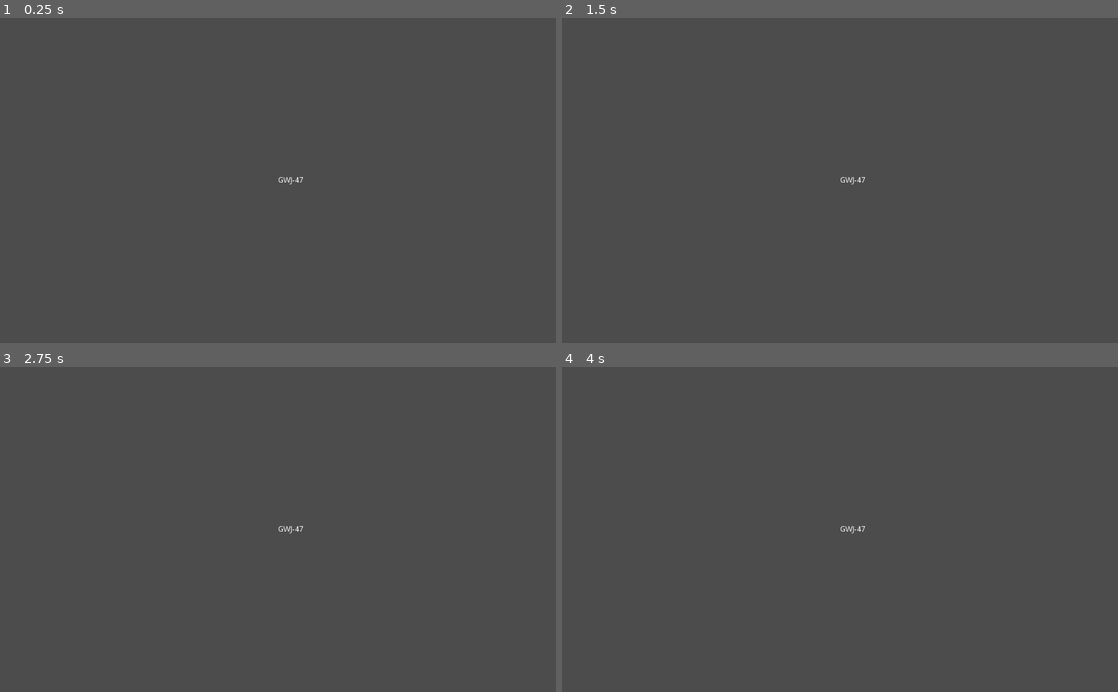
Above: before the commit, frames 1-4 (two rows, left to right).
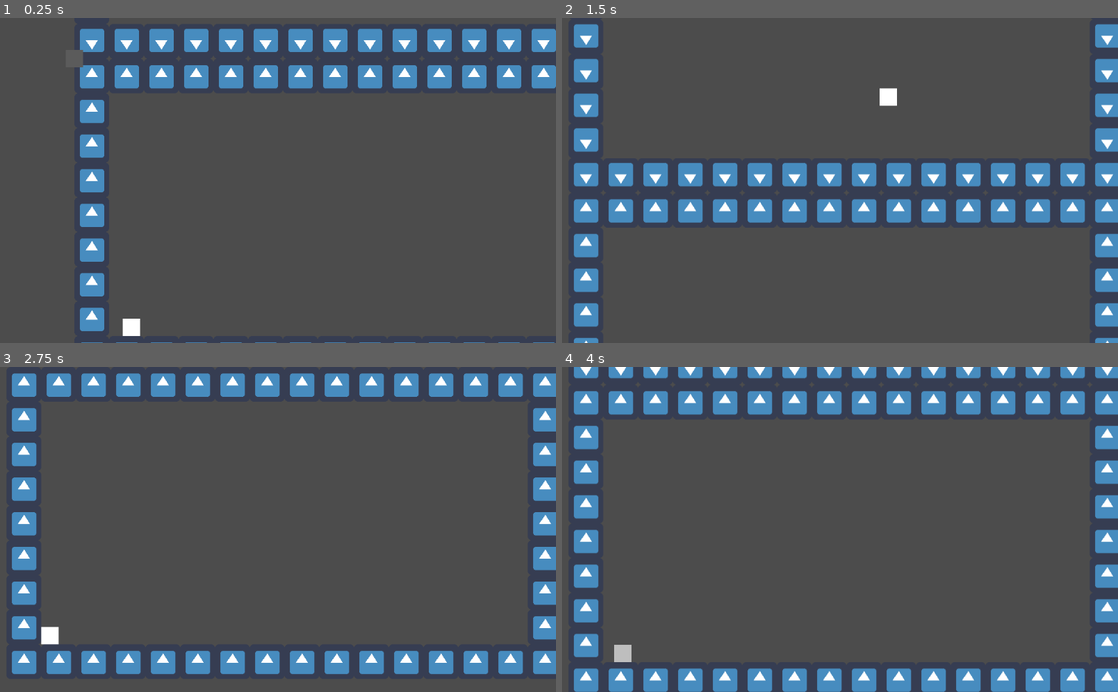
Above: after the commit, the same moments.

Repository: dardanbujupaj/gwj-47
Game: Godot game, scene res://Test.tscn
Two runs of this game, one before a commit and one after it. Both use one fixed random seed, a clock stepped at 60 frames per second and the inputs below. The engine's default icon, where the game draws it, is replaced by a stand-in: a white triangle on a blue panel in a dark square.
Inputs:
- Up to frame 1 (0.25 s): no input
- Up to frame 2 (1.5 s): hold Right (right, bound only after the commit) from 0.53 s (still down); tap M (manifest, bound only after the commit) at 0.6 s; tap Up (up, bound only after the commit) at 0.77, 1.07 s; tap Tab (switch, bound only after the commit) at 0.8, 1.35 s
- Up to frame 3 (2.75 s): tap Up (up, bound only after the commit) at 1.52, 1.55, 1.82 s; release Right (right, bound only after the commit) at 2.03 s; hold Left (left, bound only after the commit) from 2.03 s (still down); hold Up (up, bound only after the commit) from 2.03 s (still down); tap M (manifest, bound only after the commit) at 2.3 s
- Up to frame 4 (4 s): tap Enter at 2.75 s; release Left (left, bound only after the commit) at 2.78 s; release Up (up, bound only after the commit) at 2.78 s; hold Right (right, bound only after the commit) from 2.78 s (still down); tap M (manifest, bound only after the commit) at 2.85 s; tap Up (up, bound only after the commit) at 3.02, 3.32 s; tap Tab (switch, bound only after the commit) at 3.05, 3.6 s; hold Up (up, bound only after the commit) from 3.53 s (still down)

The runs differ from the first frame. In frame 1, 11% of the frame differs, in the area x 14-100%, y 3-100%; in frame 2, 15%; in frame 3, 15%; in frame 4, 18%, in the area x 2-100%, y 0-100%.

Commit message:
feat: add test level and character

Diff:
--- /dev/null
+++ b/Character.gd
@@ -0,0 +1,91 @@
+extends KinematicBody2D
+
+
+const ACCELERATION = 2400
+const DECCELERATION = 4800
+
+const MAX_SPEED = 1000
+
+const JUMP_STRENGTH = 700
+
+const JUMP_GRAVITY = 1500
+const RAISE_GRAVITY = 3000
+const FALL_GRAVITY = 4500
+
+
+var start_position: Vector2
+
+var velocity: Vector2
+
+
+var active: bool = false
+
+#onready var animation_tree := $AnimationTree
+#onready var state_machine := $AnimationTree["parameters/playback"] as AnimationNodeStateMachinePlayback
+
+#onready var hit_area = $HitArea
+
+
+# Called when the node enters the scene tree for the first time.
+func _ready() -> void:
+	start_position = position
+
+
+# Called every frame. 'delta' is the elapsed time since the previous frame.
+func _physics_process(delta: float) -> void:
+
+	if not active:
+		return
+
+	if can_jump():
+		if Input.is_action_just_pressed("up"):
+			velocity.y -= JUMP_STRENGTH
+
+	if velocity.y < 0:
+		if Input.is_action_pressed("up"):
+			velocity.y += JUMP_GRAVITY * delta
+		else:
+			velocity.y += RAISE_GRAVITY * delta
+	else:
+		velocity.y += FALL_GRAVITY * delta
+
+
+	var horizontal_input := Input.get_action_strength("right") - Input.get_action_strength("left")
+
+
+	if abs(horizontal_input) > 0:
+		# $Sprites.scale.x = horizontal_input
+
+		if abs(velocity.x) != abs(horizontal_input):
+			velocity.x += horizontal_input * delta * DECCELERATION
+		velocity.x += horizontal_input * delta * ACCELERATION
+	else:
+		var decceleration = sign(velocity.x) * delta * DECCELERATION
+		if abs(velocity.x) < abs(decceleration):
+			velocity.x = 0
+		else:
+			velocity.x -= decceleration
+
+
+	velocity.x = clamp(velocity.x, -MAX_SPEED, MAX_SPEED)
+
+	#if abs(velocity.x) > 1 and $SoundTimer.is_stopped():
+	#	$SoundTimer.start()
+	#elif abs(velocity.x) <= 1 and not $SoundTimer.is_stopped():
+	#	$SoundTimer.stop()
+
+
+	velocity = move_and_slide(velocity, Vector2.UP)
+
+	#animation_tree["parameters/conditions/moving"] = abs(horizontal_input) != 0.0
+	#animation_tree["parameters/conditions/not_moving"] = abs(horizontal_input) == 0.0
+
+
+func can_jump():
+	return is_on_floor()
+
+
+func _on_SoundTimer_timeout() -> void:
+	$SoundTimer.wait_time = rand_range(0.1, 0.2)
+	$AudioStreamPlayer2D.pitch_scale = 1.0 + rand_range(-0.2, 0.2)
+	$AudioStreamPlayer2D.play()
--- /dev/null
+++ b/Character.tscn
@@ -0,0 +1,18 @@
+[gd_scene load_steps=3 format=2]
+
+[ext_resource path="res://Character.gd" type="Script" id=1]
+
+[sub_resource type="RectangleShape2D" id=3]
+extents = Vector2( 16, 16 )
+
+[node name="Character" type="KinematicBody2D"]
+position = Vector2( 100, 106 )
+scale = Vector2( 1, -1 )
+script = ExtResource( 1 )
+
+[node name="Polygon2D" type="Polygon2D" parent="."]
+position = Vector2( -16, -16 )
+polygon = PoolVector2Array( 0, 0, 32, 0, 32, 32, 0, 32 )
+
+[node name="CollisionShape2D" type="CollisionShape2D" parent="."]
+shape = SubResource( 3 )
--- /dev/null
+++ b/Manifestation.tscn
@@ -0,0 +1,15 @@
+[gd_scene load_steps=2 format=2]
+
+[sub_resource type="RectangleShape2D" id=3]
+extents = Vector2( 16, 16 )
+
+[node name="Manifestation" type="StaticBody2D"]
+scale = Vector2( 1, -1 )
+
+[node name="Polygon2D" type="Polygon2D" parent="."]
+position = Vector2( -16, -16 )
+color = Color( 0.356863, 0.356863, 0.356863, 1 )
+polygon = PoolVector2Array( 0, 0, 32, 0, 32, 32, 0, 32 )
+
+[node name="CollisionShape2D" type="CollisionShape2D" parent="."]
+shape = SubResource( 3 )
--- /dev/null
+++ b/Test.gd
@@ -0,0 +1,53 @@
+extends Node2D
+
+
+onready var upper_world = $UpperWorld
+onready var lower_world = $LowerWorld
+
+
+onready var tween = $Tween
+
+onready var manifestation = $Manifestation
+
+var manifested_character = null
+
+var down = false
+
+
+func _ready() -> void:
+	switch_world()
+
+
+func _unhandled_input(event):
+	if event.is_action("switch") and event.is_pressed():
+		switch_world()
+	if event.is_action("manifest") and event.is_pressed():
+		var current_character = $LowerWorld/Character if down else $UpperWorld/Character
+		if manifested_character == null or manifested_character == current_character:
+			if current_character.active:
+				current_character.active = false
+				manifested_character = current_character
+				manifestation.global_position = current_character.global_position * Vector2(1, -1)
+				manifested_character.modulate = Color.gray
+			else:
+				manifested_character.modulate = Color.white
+				current_character.active = true
+				manifested_character = null
+				manifestation.global_position = Vector2.LEFT * 10000
+
+
+func switch_world() -> void:
+	tween.stop_all()
+
+	down = !down
+
+	if $LowerWorld/Character != manifested_character:
+		$LowerWorld/Character.active = down
+	if $UpperWorld/Character != manifested_character:
+		$UpperWorld/Character.active = !down
+
+
+	var camera_pos = Vector2(500, 300) if down else Vector2(500, -300)
+	tween.interpolate_property($Camera2D, "position", $Camera2D.position, camera_pos, 0.5, Tween.TRANS_QUAD, Tween.EASE_OUT)
+
+	tween.start()
--- a/Test.tscn
+++ b/Test.tscn
@@ -1,12 +1,58 @@
-[gd_scene format=2]
+[gd_scene load_steps=7 format=2]
 
-[node name="Test" type="Label"]
-anchor_left = 0.5
-anchor_top = 0.5
-anchor_right = 0.5
-anchor_bottom = 0.5
-margin_top = -7.0
-margin_bottom = 7.0
-text = "GWJ-47"
-align = 1
-valign = 1
+[ext_resource path="res://icon.png" type="Texture" id=1]
+[ext_resource path="res://Character.tscn" type="PackedScene" id=2]
+[ext_resource path="res://Test.gd" type="Script" id=3]
+[ext_resource path="res://Manifestation.tscn" type="PackedScene" id=4]
+
+[sub_resource type="ConvexPolygonShape2D" id=2]
+points = PoolVector2Array( 0, 0, 64, 0, 64, 64, 0, 64 )
+
+[sub_resource type="TileSet" id=1]
+0/name = "icon.png 0"
+0/texture = ExtResource( 1 )
+0/tex_offset = Vector2( 0, 0 )
+0/modulate = Color( 1, 1, 1, 1 )
+0/region = Rect2( 0, 0, 64, 64 )
+0/tile_mode = 0
+0/occluder_offset = Vector2( 0, 0 )
+0/navigation_offset = Vector2( 0, 0 )
+0/shape_offset = Vector2( 0, 0 )
+0/shape_transform = Transform2D( 1, 0, 0, 1, 0, 0 )
+0/shape = SubResource( 2 )
+0/shape_one_way = false
+0/shape_one_way_margin = 1.0
+0/shapes = [ {
+"autotile_coord": Vector2( 0, 0 ),
+"one_way": false,
+"one_way_margin": 1.0,
+"shape": SubResource( 2 ),
+"shape_transform": Transform2D( 1, 0, 0, 1, 0, 0 )
+} ]
+0/z_index = 0
+
+[node name="Test" type="Node2D"]
+script = ExtResource( 3 )
+
+[node name="UpperWorld" type="TileMap" parent="."]
+scale = Vector2( 1, -1 )
+tile_set = SubResource( 1 )
+format = 1
+tile_data = PoolIntArray( 0, 0, 0, 1, 0, 0, 2, 0, 0, 3, 0, 0, 4, 0, 0, 5, 0, 0, 6, 0, 0, 7, 0, 0, 8, 0, 0, 9, 0, 0, 10, 0, 0, 11, 0, 0, 12, 0, 0, 13, 0, 0, 14, 0, 0, 15, 0, 0, 65536, 0, 0, 65551, 0, 0, 131072, 0, 0, 131087, 0, 0, 196608, 0, 0, 196623, 0, 0, 262144, 0, 0, 262159, 0, 0, 327680, 0, 0, 327695, 0, 0, 393216, 0, 0, 393231, 0, 0, 458752, 0, 0, 458767, 0, 0, 524288, 0, 0, 524289, 0, 0, 524290, 0, 0, 524291, 0, 0, 524292, 0, 0, 524293, 0, 0, 524294, 0, 0, 524295, 0, 0, 524296, 0, 0, 524297, 0, 0, 524298, 0, 0, 524299, 0, 0, 524300, 0, 0, 524301, 0, 0, 524302, 0, 0, 524303, 0, 0 )
+
+[node name="Character" parent="UpperWorld" instance=ExtResource( 2 )]
+
+[node name="LowerWorld" type="TileMap" parent="."]
+tile_set = SubResource( 1 )
+format = 1
+tile_data = PoolIntArray( 0, 0, 0, 1, 0, 0, 2, 0, 0, 3, 0, 0, 4, 0, 0, 5, 0, 0, 6, 0, 0, 7, 0, 0, 8, 0, 0, 9, 0, 0, 10, 0, 0, 11, 0, 0, 12, 0, 0, 13, 0, 0, 14, 0, 0, 15, 0, 0, 65536, 0, 0, 65551, 0, 0, 131072, 0, 0, 131087, 0, 0, 196608, 0, 0, 196623, 0, 0, 262144, 0, 0, 262159, 0, 0, 327680, 0, 0, 327695, 0, 0, 393216, 0, 0, 393231, 0, 0, 458752, 0, 0, 458767, 0, 0, 524288, 0, 0, 524289, 0, 0, 524290, 0, 0, 524291, 0, 0, 524292, 0, 0, 524293, 0, 0, 524294, 0, 0, 524295, 0, 0, 524296, 0, 0, 524297, 0, 0, 524298, 0, 0, 524299, 0, 0, 524300, 0, 0, 524301, 0, 0, 524302, 0, 0, 524303, 0, 0 )
+
+[node name="Character" parent="LowerWorld" instance=ExtResource( 2 )]
+position = Vector2( 105, 482 )
+
+[node name="Camera2D" type="Camera2D" parent="."]
+current = true
+
+[node name="Tween" type="Tween" parent="."]
+
+[node name="Manifestation" parent="." instance=ExtResource( 4 )]
--- a/project.godot
+++ b/project.godot
@@ -14,6 +14,39 @@
 run/main_scene="res://Test.tscn"
 config/icon="res://icon.png"
 
+[input]
+
+up={
+"deadzone": 0.5,
+"events": [ Object(InputEventKey,"resource_local_to_scene":false,"resource_name":"","device":0,"alt":false,"shift":false,"control":false,"meta":false,"command":false,"pressed":false,"scancode":16777232,"physical_scancode":0,"unicode":0,"echo":false,"script":null)
+ ]
+}
+down={
+"deadzone": 0.5,
+"events": [ Object(InputEventKey,"resource_local_to_scene":false,"resource_name":"","device":0,"alt":false,"shift":false,"control":false,"meta":false,"command":false,"pressed":false,"scancode":16777234,"physical_scancode":0,"unicode":0,"echo":false,"script":null)
+ ]
+}
+left={
+"deadzone": 0.5,
+"events": [ Object(InputEventKey,"resource_local_to_scene":false,"resource_name":"","device":0,"alt":false,"shift":false,"control":false,"meta":false,"command":false,"pressed":false,"scancode":16777231,"physical_scancode":0,"unicode":0,"echo":false,"script":null)
+ ]
+}
+right={
+"deadzone": 0.5,
+"events": [ Object(InputEventKey,"resource_local_to_scene":false,"resource_name":"","device":0,"alt":false,"shift":false,"control":false,"meta":false,"command":false,"pressed":false,"scancode":16777233,"physical_scancode":0,"unicode":0,"echo":false,"script":null)
+ ]
+}
+switch={
+"deadzone": 0.5,
+"events": [ Object(InputEventKey,"resource_local_to_scene":false,"resource_name":"","device":0,"alt":false,"shift":false,"control":false,"meta":false,"command":false,"pressed":false,"scancode":16777218,"physical_scancode":0,"unicode":0,"echo":false,"script":null)
+ ]
+}
+manifest={
+"deadzone": 0.5,
+"events": [ Object(InputEventKey,"resource_local_to_scene":false,"resource_name":"","device":0,"alt":false,"shift":false,"control":false,"meta":false,"command":false,"pressed":false,"scancode":77,"physical_scancode":0,"unicode":0,"echo":false,"script":null)
+ ]
+}
+
 [physics]
 
 common/enable_pause_aware_picking=true
